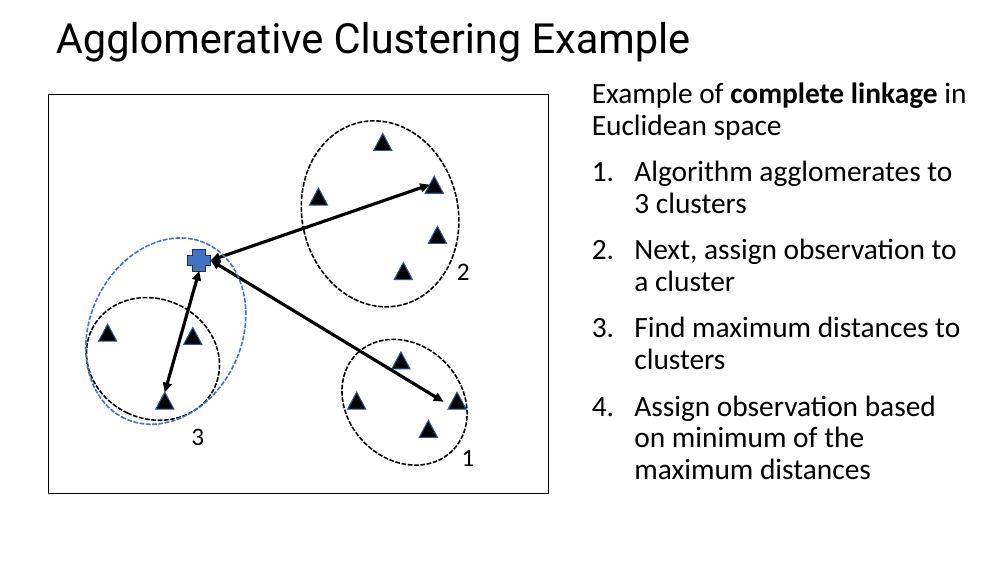
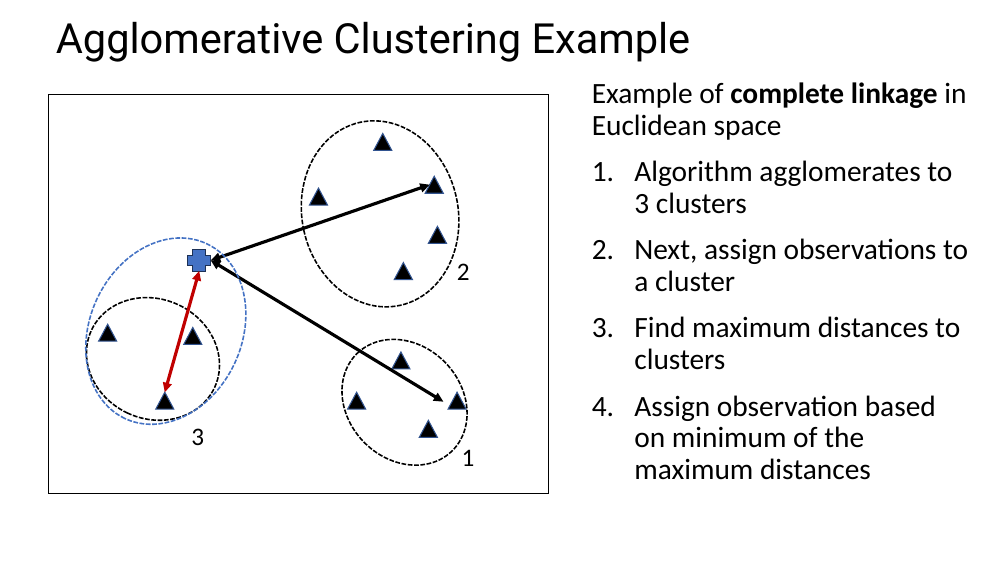
Before and after one commit to TimBohlemann/CSCI-E-108, a slide deck: slide 57 of slides/8_IntroductionToClustering_Part1.pptx. Drawn at 1008x567 pixels with LibreOffice and Linux fonts; fonts in the diff are those of the drawing. Boxes give left, top, right and bottom in pixels: in the first picture for what was removed or moved away, otherwise in the second. Text is boxed around its words. In the diff, an @@ line names an element or a change of style, - is before the commit and + after.

```diff
--- a/slides/8_IntroductionToClustering_Part1.pptx
+++ b/slides/8_IntroductionToClustering_Part1.pptx
@@ text at <box>634,238,968,292</box>: text changed @@
-2. Next, assign observation to a cluster
+2. Next, assign observations to a cluster
@@ double arrow (165, 392) - (199, 271): stroke #000000 3 pt to #C00000 3 pt @@
```
Also in this commit, not shown: 4 other slides changed.
